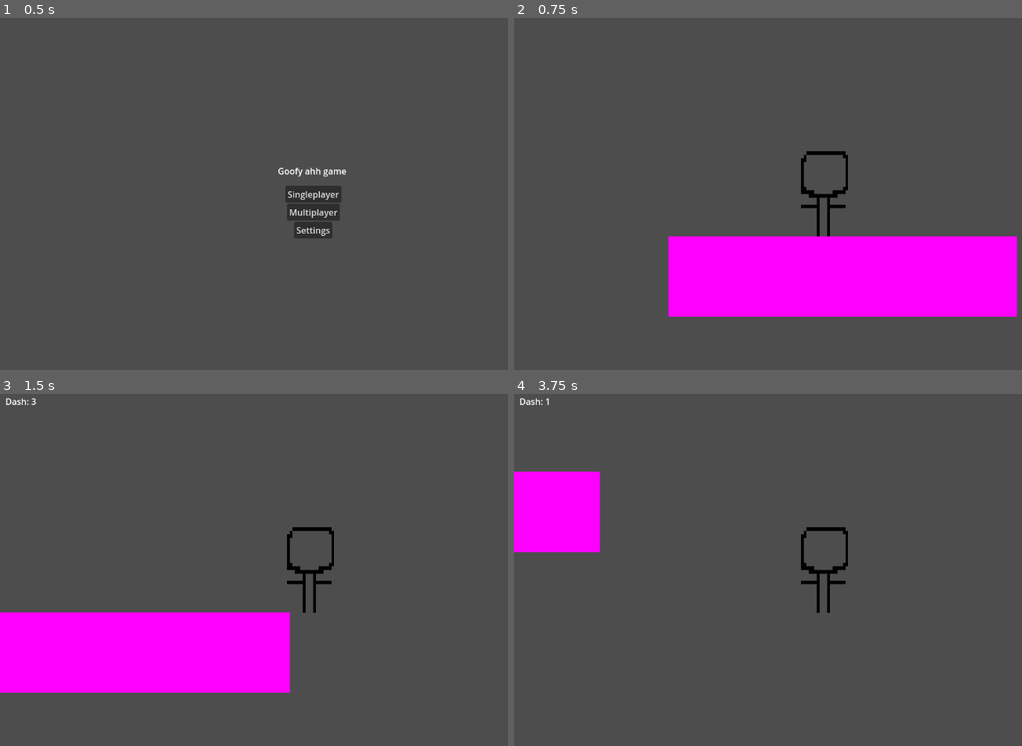
Above: before the commit, frames 1-4 (two rows, left to right).
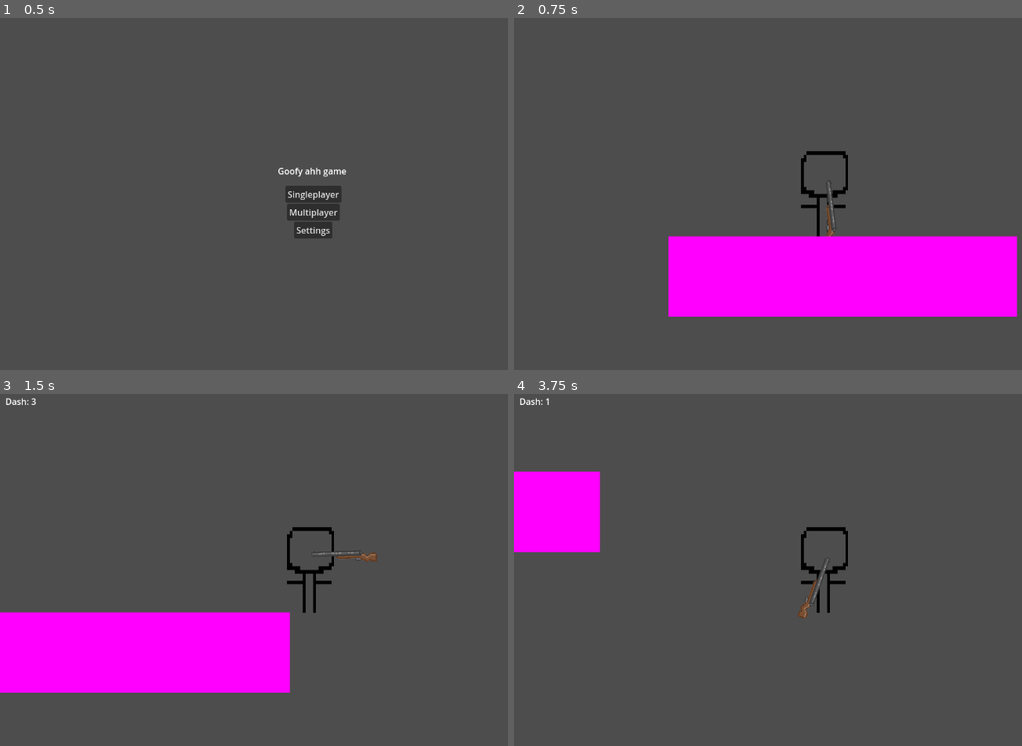
Above: after the commit, the same moments.

Repository: Sheep26/2DMultiplayerShooter
Game: Godot game, scene res://Scenes/MainMenu/MainMenu.tscn
Two runs of this game, one before a commit and one after it. Both use one fixed random seed, a clock stepped at 60 frames per second and the inputs below.
Inputs (mouse positions are in pixels of both pictures, inside the frame that each line leads up to):
- Up to frame 1 (0.5 s): no input
- Up to frame 2 (0.75 s): click "Singleplayer" at 0.5 s
- Up to frame 3 (1.5 s): tap Enter at 1.25 s; move the mouse to (452, 552) at 1.27 s; hold Right (right) from 1.28 s (still down); tap E (dash) at 1.35 s
- Up to frame 4 (3.75 s): tap W (jump) at 1.52, 2.27 s; move the mouse to (701, 587) at 2.02 s; tap E (dash) at 2.1, 2.85, 3.6 s; move the mouse to (889, 492) at 2.77 s; release Right (right) at 2.78 s; hold Left (left) 2.78-3.53 s; move the mouse to (793, 640) at 3.52 s; hold Right (right) from 3.53 s (still down)

Frame 1 is identical in both runs. In frame 2, 0.1% of the frame differs, in the area x 61-64%, y 46-63%; in frame 3, 0.1%; in frame 4, 0.2%, in the area x 55-62%, y 46-64%.

Commit message:
most goofy ahh gun asset ever, gun rotates to mouse pos

Diff:
--- /dev/null
+++ b/Objects/Gun.tscn
@@ -0,0 +1,14 @@
+[gd_scene load_steps=3 format=3 uid="uid://bt5cdnr1s1w3v"]
+
+[ext_resource type="Script" path="res://Scripts/Gun.gd" id="1_1qryo"]
+[ext_resource type="Texture2D" uid="uid://1v6dm1d4ck68" path="res://Assets/shotgun.png" id="1_23tap"]
+
+[node name="Gun" type="Node2D"]
+position = Vector2(851, 233)
+script = ExtResource("1_1qryo")
+
+[node name="Sprite2D" type="Sprite2D" parent="."]
+scale = Vector2(0.192616, 0.181818)
+texture = ExtResource("1_23tap")
+centered = false
+offset = Vector2(0, -66)
--- a/Objects/Player.tscn
+++ b/Objects/Player.tscn
@@ -1,7 +1,8 @@
-[gd_scene load_steps=4 format=3 uid="uid://ri4jdx8dnjod"]
+[gd_scene load_steps=5 format=3 uid="uid://ri4jdx8dnjod"]
 
 [ext_resource type="Script" path="res://Scripts/Player.gd" id="1_yc2jy"]
 [ext_resource type="Texture2D" uid="uid://7ebqfnx0ssx5" path="res://Assets/player.png" id="2_4p3dw"]
+[ext_resource type="PackedScene" uid="uid://bt5cdnr1s1w3v" path="res://Objects/Gun.tscn" id="3_c48so"]
 
 [sub_resource type="RectangleShape2D" id="RectangleShape2D_vui4c"]
 size = Vector2(88, 160)
@@ -26,3 +27,6 @@
 [node name="Timer" type="Timer" parent="."]
 wait_time = 0.175
 one_shot = true
+
+[node name="Gun" parent="." instance=ExtResource("3_c48so")]
+position = Vector2(-3, -24)
--- /dev/null
+++ b/Scripts/Gun.gd
@@ -0,0 +1,11 @@
+extends Node2D
+
+
+# Called when the node enters the scene tree for the first time.
+func _ready():
+	pass # Replace with function body.
+
+
+# Called every frame. 'delta' is the elapsed time since the previous frame.
+func _process(_delta):
+	look_at(get_global_mouse_position())
Binary file added: Assets/shotgun.png
Not shown, added: Assets/shotgun.png.import
